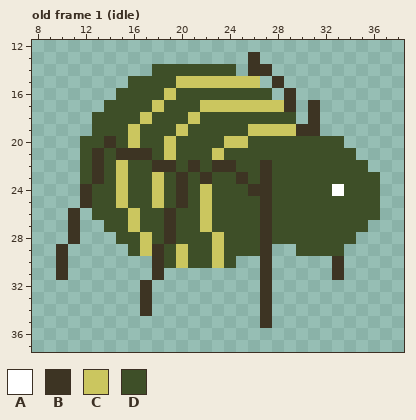
Edited in one commit: pixel-art file (assets/entity/spider.aseprite). That is the earlier state.
48x48 pixels, 1 frame. Shown: old frame 1 (idle): x 8..38, y 12..37. The commit also changed other frames, which this record leaves out.
Palette (. is transparent): A #ffffff  B #3d3423  C #cbc65f  D #3e4f28
Pixels before, old frame 1 (idle), first column x 10:
13 ................B..........
14 ........DDDDDDD.BB.........
15 ......DDDDCCCCCCC.B........
16 .....DDDDCDDDDDDDD.B.......
17 ....DDDDCDDDCCCCCCCB.B.....
18 ...DDDDCDDDCDDDDDDDD.B.....
19 ...DDDCDDDCDDDDDCCCCBB.....
20 ..DDBDCDDCDDDDCCDDDDDDDD...
21 ..DBDBBBDCDDDCDDDDDDDDDDD..
22 ..DBDCDDBBDBDBBDDBDDDDDDDD.
23 ..DBDCDDCDBDBDDBDBDDDDDDDDD
24 ..BDDCDDCDBDCDDDBBDDDDDADDD
25 ..BDDCDDCDBDCDDDDBDDDDDDDDD
26 .B.DDDCDDBDDCDDDDBDDDDDDDDD
27 .B..DDCDDBDDCDDDDBDDDDDDDD.
28 .B...DDCDBDDDCDDDBDDDDDDD..
29 B.....DCBDCDDCDDDB..DDDD...
30 B.......BDCDDCD..B.....B...
31 B.......B........B.....B...
32 .......B.........B.........
33 .......B.........B.........
34 .......B.........B.........
35 .................B.........
New version:
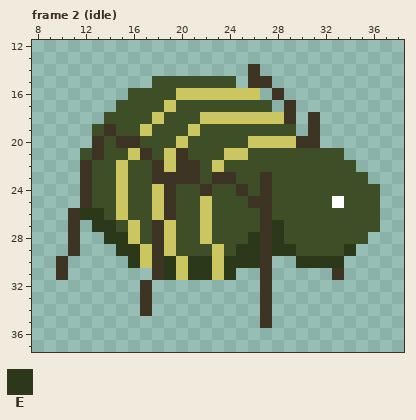
Colours new in this view: E #2b381a
A new or re-ordered frame is compared with the old frame closest to it.
Difference:
frames 1 -> 9
Changed rows in their new state; - is an unchanged pixel.
Frame 2 (idle) is new; against old frame 1 (idle):
first column x 10:
13 ----------------.----------
14 --------.......--.---------
15 ------..--DDDDD.BB.--------
16 -----.---DCCCCCCC.B.-------
17 ----.---DC--DDDDDD.--.-----
18 ---.---DC--DCCCCCCCB-------
19 ----B-DC--DC----DDDD.------
20 --.BDBB--DC---DDCCCCBB..---
21 -----DC---B--DCC--------.--
22 --BD-----CB--CD--D-------.-
23 --BD----BB-BDBBD----------.
24 ---------BD-B--BD------D---
25 ---------BD-----B------A---
26 --EE-CD-C------------------
27 ---EE---BC--------E-------D
28 ----EECDBC--CD--E-E------D-
29 .B---EE--CD----EE-EE----E--
30 ------EC-E-EE-EEE---EEEE---
31 ---------ECEECE------------
Pixel boxes of the changes (left, top, right, bottom) in both pictures:
changed: (56, 52, 380, 280)
